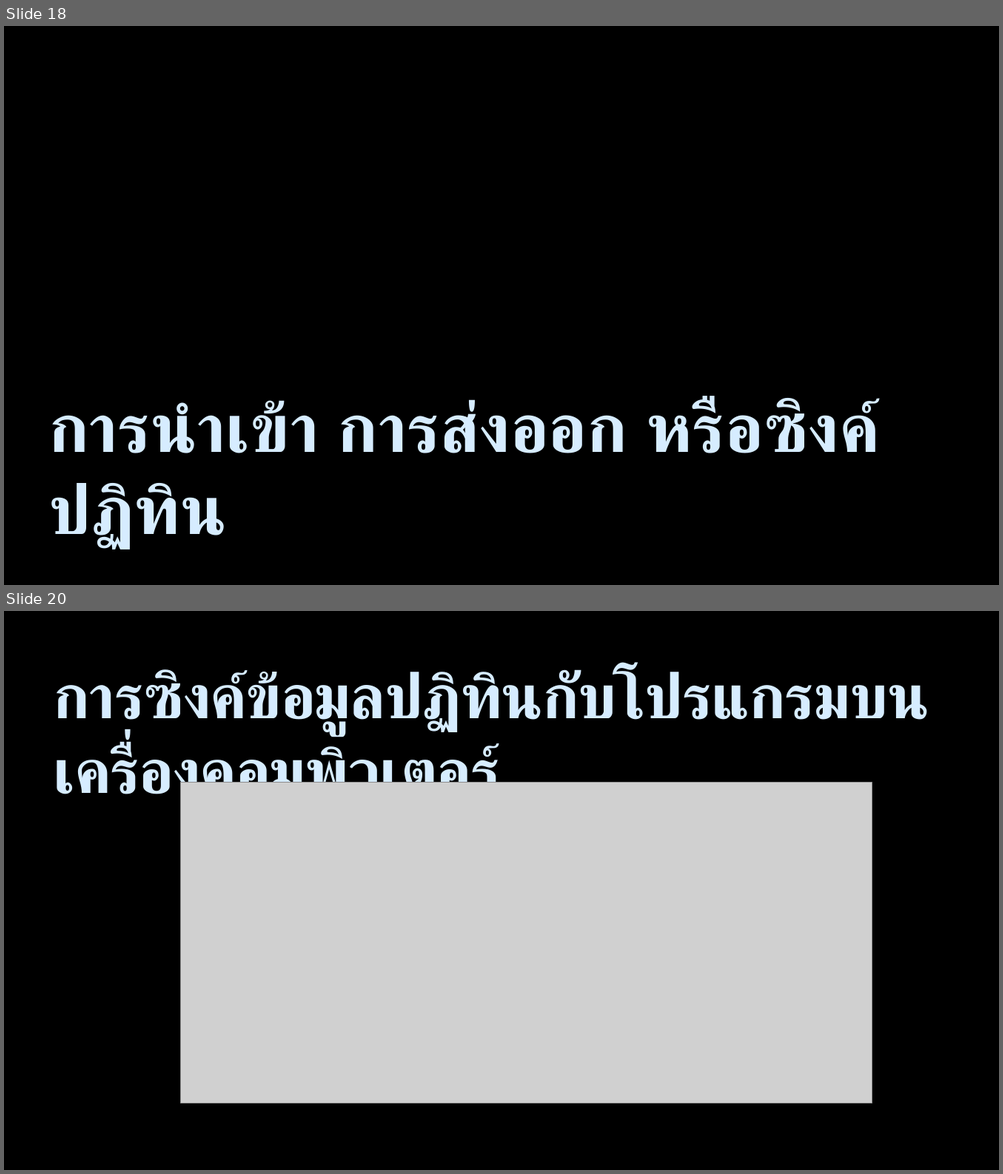
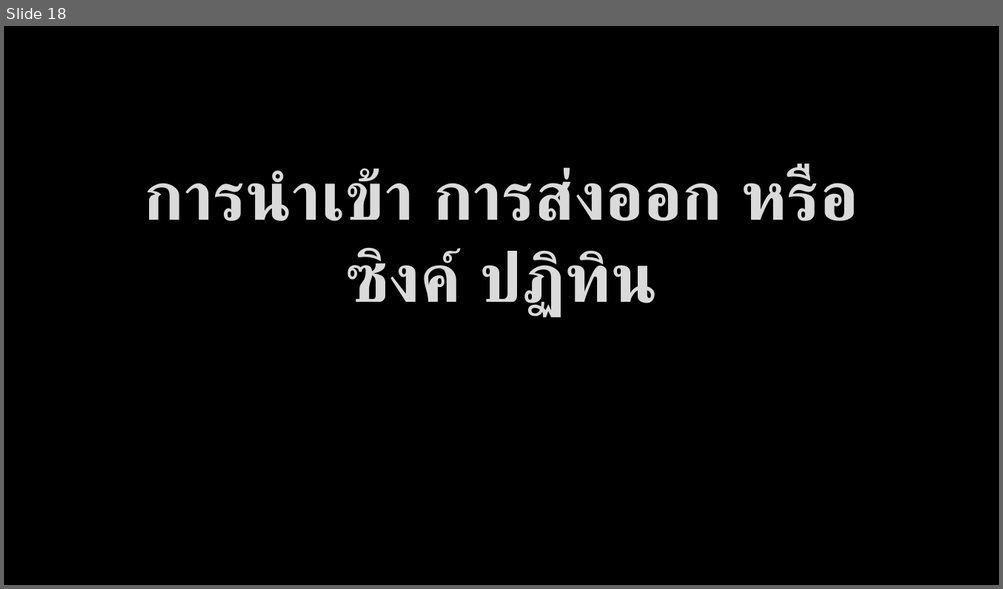
Before and after one commit to bratchasak/gcalendar, a slide deck: Google Calendar.pptx. Shown one above the other, each under a label of ours: slides 18 and 20 before the commit, slide 18 after it; the slides between them are not shown. The pictures are 1003x1174 and 1003x589 pixels, drawn with LibreOffice and Linux fonts; fonts in the diff are those of the drawing; grey boxes stand for pictures; background and template pictures are left out. Boxes give left, top, right and bottom in pixels: in the first picture for what was removed or moved away, otherwise in the second. Text is boxed around its words. In the diff, an @@ line names an element or a change of style, - is before the commit and + after.

```diff
--- a/Google Calendar.pptx
+++ b/Google Calendar.pptx
@@ slide 20 removed at (x1=4, y1=611, x2=999, y2=1170), background #000000; not listed: 3 template elements that a slide beside it also shows @@
@@ title removed at (x1=54, y1=670, x2=571, y2=810) @@
-การซิงค์ข้อมูลปฏิทินกับโปรแกรมบนเครื่องคอมพิวเตอร์
@@ picture removed at (x1=181, y1=783, x2=872, y2=1103) @@
@@ slide 18 changed as well @@
@@ title "การนำเข้า การส่งออก หรือซิงค์ ปฏิทิน" moved from (x1=48, y1=399, x2=880, y2=550) to (x1=144, y1=167, x2=858, y2=318) @@
@@ title "การนำเข้า การส่งออก หรือซิงค์ ปฏิทิน" at (x1=144, y1=167, x2=858, y2=318): text colour #D6ECFF to #DADADA, letter outline none to #404040 0.75 pt; alignment left to centre; vertical alignment top to bottom @@
```
Also in this commit, not shown: 17 other slides changed, 1 slide added, 5 other slides removed, 1 other file.
